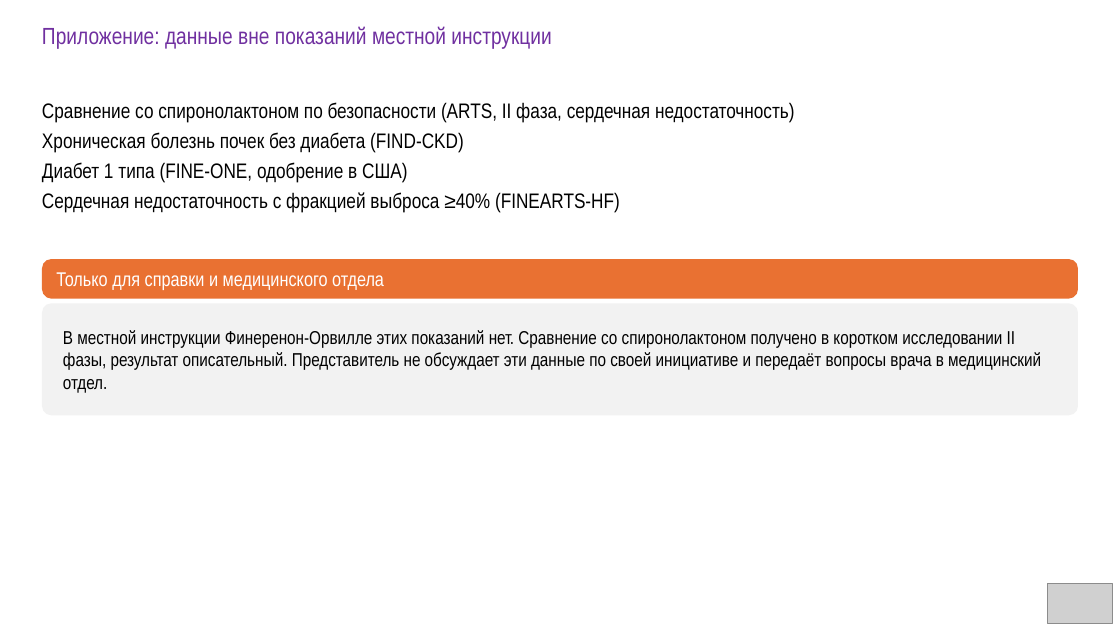
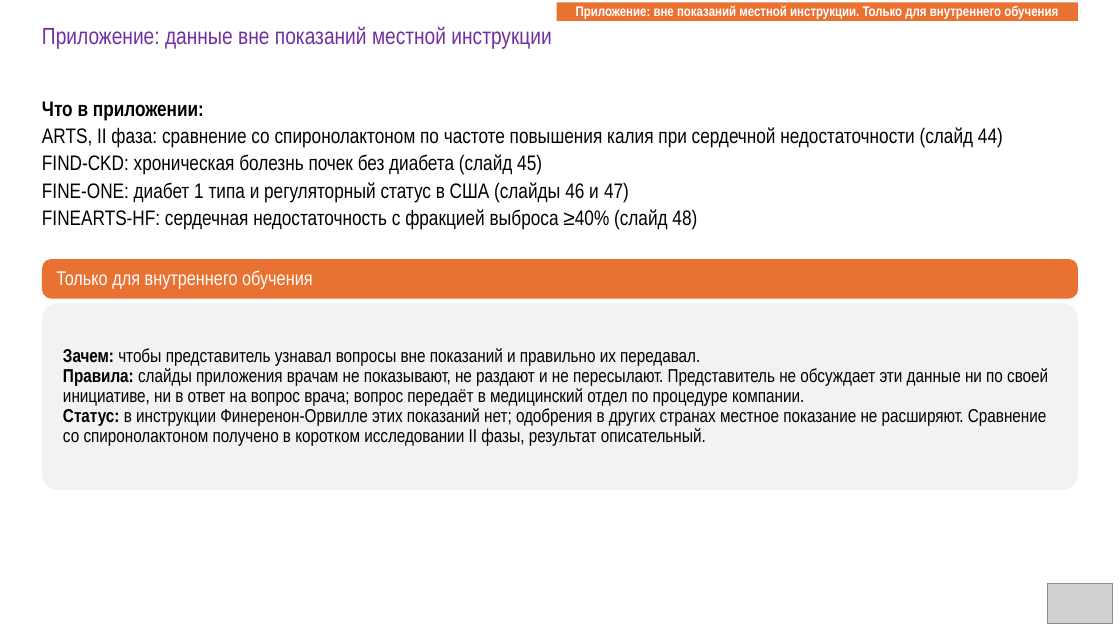
Before and after one commit to drabdulbosit1-eng/my-test-cloud, a slide deck: slide 43 of finerenone/Finerenone_Levin_reviewed.pptx (slide 41 before the commit). Drawn at 1120x630 pixels with LibreOffice and Linux fonts; fonts in the diff are those of the drawing; grey boxes stand for pictures. Boxes give left, top, right and bottom in pixels: in the first picture for what was removed or moved away, otherwise in the second. Text is boxed around its words. In the diff, an @@ line names an element or a change of style, - is before the commit and + after.

```diff
--- a/finerenone/Finerenone_Levin_reviewed.pptx
+++ b/finerenone/Finerenone_Levin_reviewed.pptx
@@ rectangle added at (x1=557, y1=3, x2=1079, y2=21), fill #E97132, 12 pt, text #FFFFFF, bold @@
+Приложение: вне показаний местной инструкции. Только для внутреннего обучения
@@ text at (x1=42, y1=101, x2=1003, y2=230): text changed @@
-Сравнение со спиронолактоном по безопасности (ARTS, II фаза, сердечная недостаточность)
-Хроническая болезнь почек без диабета (FIND-CKD)
-Диабет 1 типа (FINE-ONE, одобрение в США)
-Сердечная недостаточность с фракцией выброса ≥40% (FINEARTS-HF)
+Что в приложении:
+ARTS, II фаза: сравнение со спиронолактоном по частоте повышения калия при сердечной недостаточности (слайд 44)
+FIND-CKD: хроническая болезнь почек без диабета (слайд 45)
+FINE-ONE: диабет 1 типа и регуляторный статус в США (слайды 46 и 47)
+FINEARTS-HF: сердечная недостаточность с фракцией выброса ≥40% (слайд 48)
@@ text in rounded rectangle at (x1=56, y1=270, x2=313, y2=289): text changed @@
-Только для справки и медицинского отдела
+Только для внутреннего обучения
@@ rounded rectangle resized from (x1=42, y1=303, x2=1078, y2=415) to (x1=42, y1=303, x2=1078, y2=490) @@
@@ text at (x1=63, y1=348, x2=1048, y2=446): text changed @@
-В местной инструкции Финеренон-Орвилле этих показаний нет. Сравнение со спиронолактоном получено в коротком исследовании II фазы, результат описательный. Представитель не обсуждает эти данные по своей инициативе и передаёт вопросы врача в медицинский отдел.
+Зачем: чтобы представитель узнавал вопросы вне показаний и правильно их передавал.
+Правила: слайды приложения врачам не показывают, не раздают и не пересылают. Представитель не обсуждает эти данные ни по своей инициативе, ни в ответ на вопрос врача; вопрос передаёт в медицинский отдел по процедуре компании.
+Статус: в инструкции Финеренон-Орвилле этих показаний нет; одобрения в других странах местное показание не расширяют. Сравнение со спиронолактоном получено в коротком исследовании II фазы, результат описательный.
```
Also in this commit, not shown: 45 other slides changed, 2 slides added, 1 slide removed, 1 other file.
